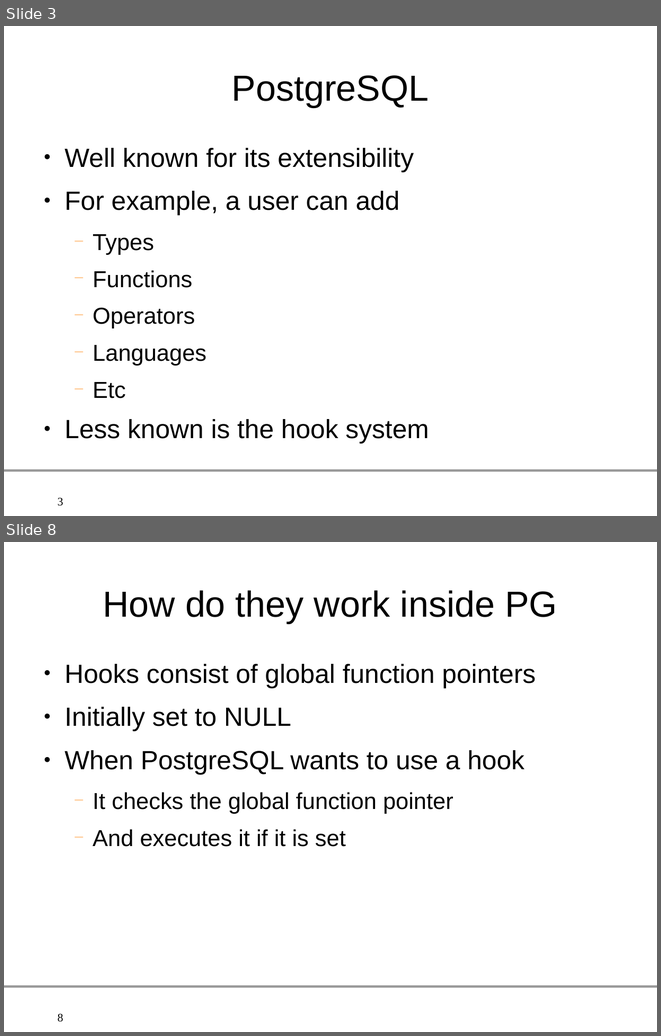
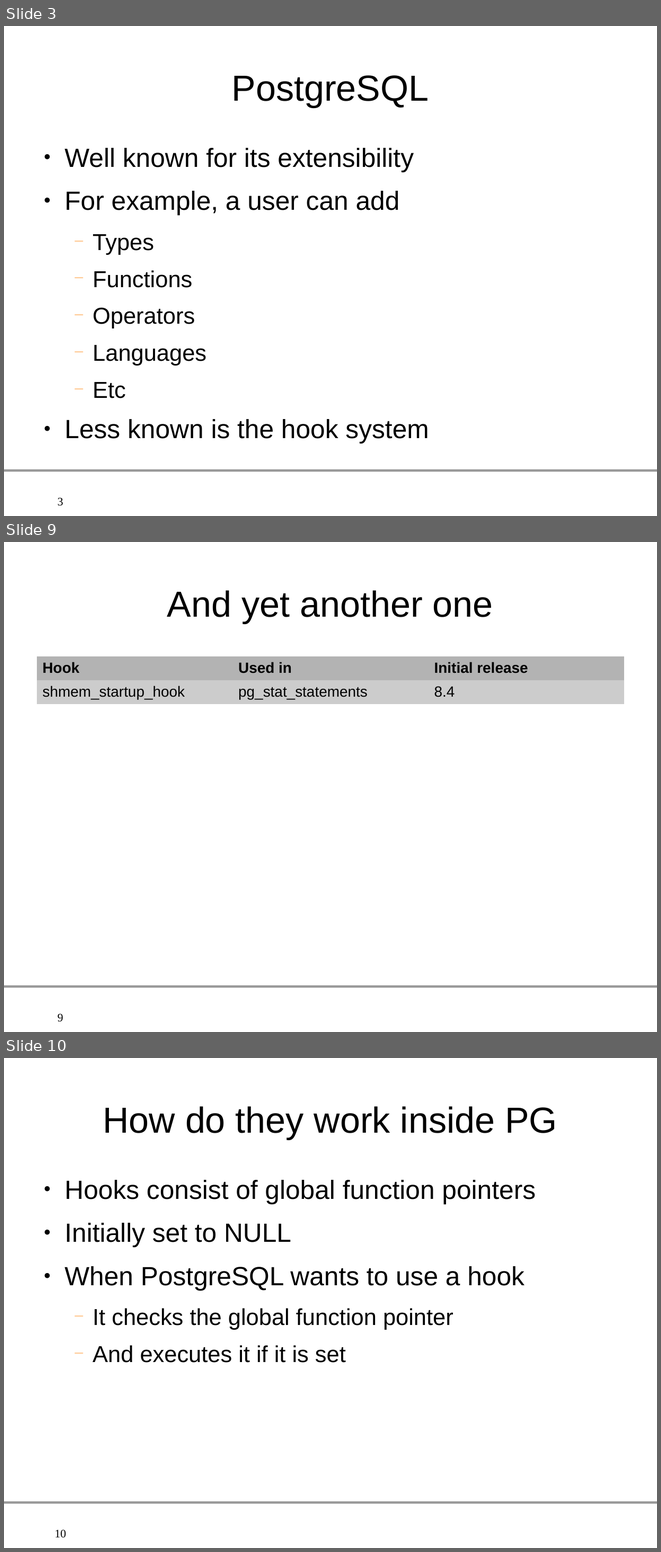
Before and after one commit to gleu/Hooks-in-PostgreSQL, a slide deck: hooks_in_postgresql.odp. Shown one above the other, each under a label of ours: slides 3 and 8 before the commit, slides 3, 9 and 10 after it; the slides between them are not shown. The pictures are 661x1036 and 661x1552 pixels, drawn with LibreOffice and Linux fonts; fonts in the diff are those of the drawing; background and template pictures are left out. Boxes give left, top, right and bottom in pixels: in the first picture for what was removed or moved away, otherwise in the second. Text is boxed around its words. In the diff, an @@ line names an element or a change of style, - is before the commit and + after.

Commit message:
Change the hook list
I had three tables with a bunch of unclassified hooks. Now, each table is a
category, and there are four categories: planner, executor,
security/permissions, and PL/pgsql. It's easier to understand it this way.

```diff
--- a/hooks_in_postgresql.odp
+++ b/hooks_in_postgresql.odp
@@ slide 9 added at <box>4,542,657,1032</box>, background #FFFFFF; not listed: 2 template elements that a slide beside it also shows @@
@@ title added at <box>167,590,493,624</box>, 44 pt, text #000000 @@
+And yet another one
@@ table added at <box>36,657,625,702</box>, 2 rows, 3 columns @@
+Hook | Used in | Initial release
+shmem_startup_hook | pg_stat_statements | 8.4
@@ what was slide 8 is now slide 10 @@
@@ page number at <box>55,1530,67,1538</box>: text changed @@
-8
+10
```
Also in this commit, not shown: 4 slides changed, 1 other slide added.
